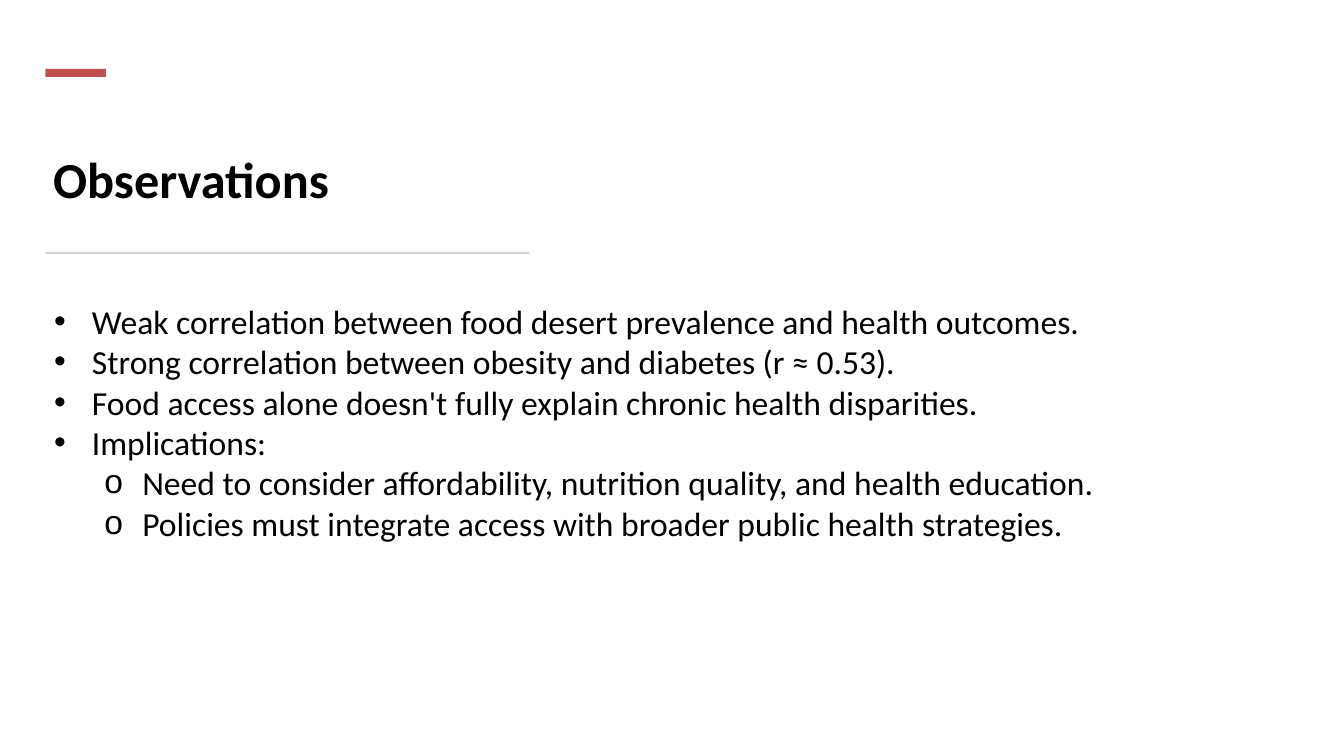
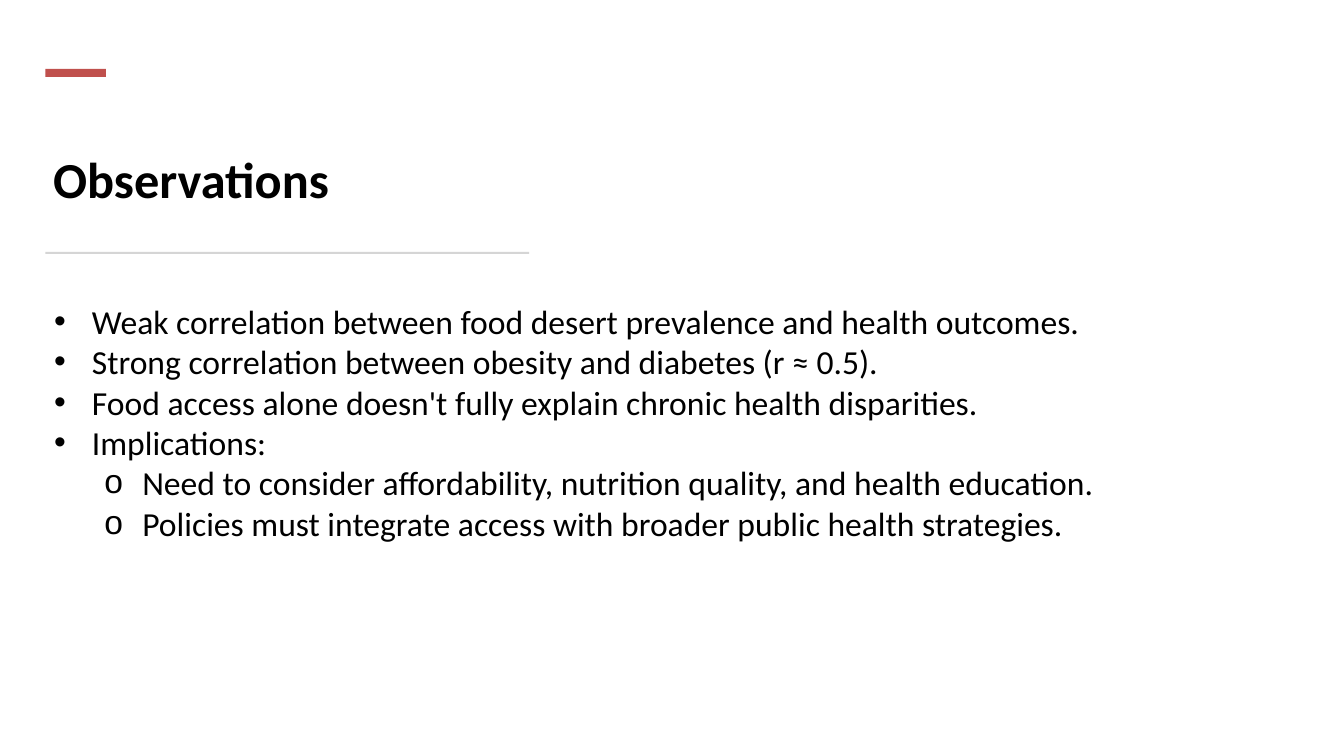
Before and after one commit to Asbetos/DATS6101_final_project, a slide deck: slide 19 of presentation/Presentation Slides- Food deserts in US.pptx. Drawn at 1344x756 pixels with LibreOffice and Linux fonts; fonts in the diff are those of the drawing. Boxes give left, top, right and bottom in pixels: in the first picture for what was removed or moved away, otherwise in the second. Text is boxed around its words. In the diff, an @@ line names an element or a change of style, - is before the commit and + after.

```diff
--- a/presentation/Presentation Slides- Food deserts in US.pptx
+++ b/presentation/Presentation Slides- Food deserts in US.pptx
@@ text at (92,349,878,380): text changed @@
-• Strong correlation between obesity and diabetes (r ≈ 0.53).
+• Strong correlation between obesity and diabetes (r ≈ 0.5).
```
Also in this commit, not shown: 5 other slides changed, 1 other file.
